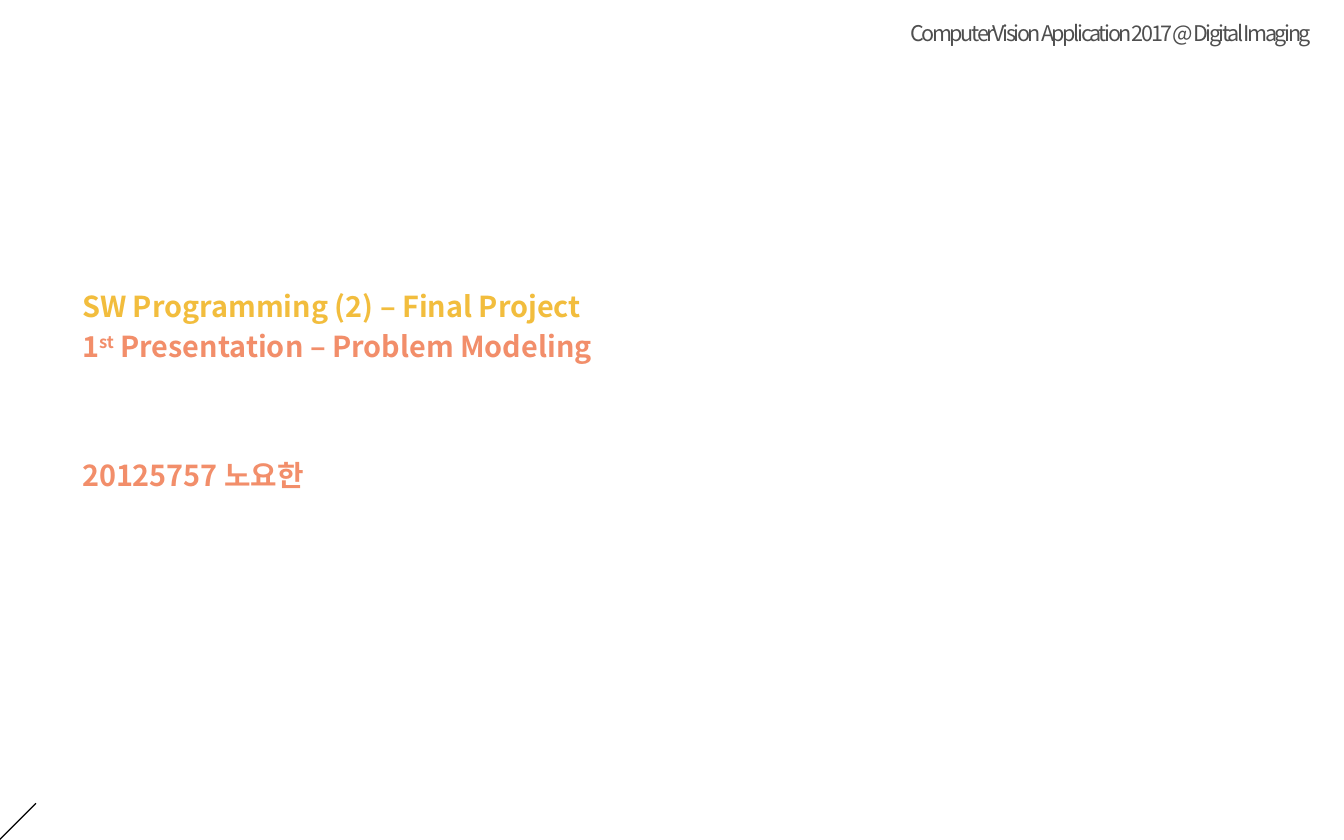
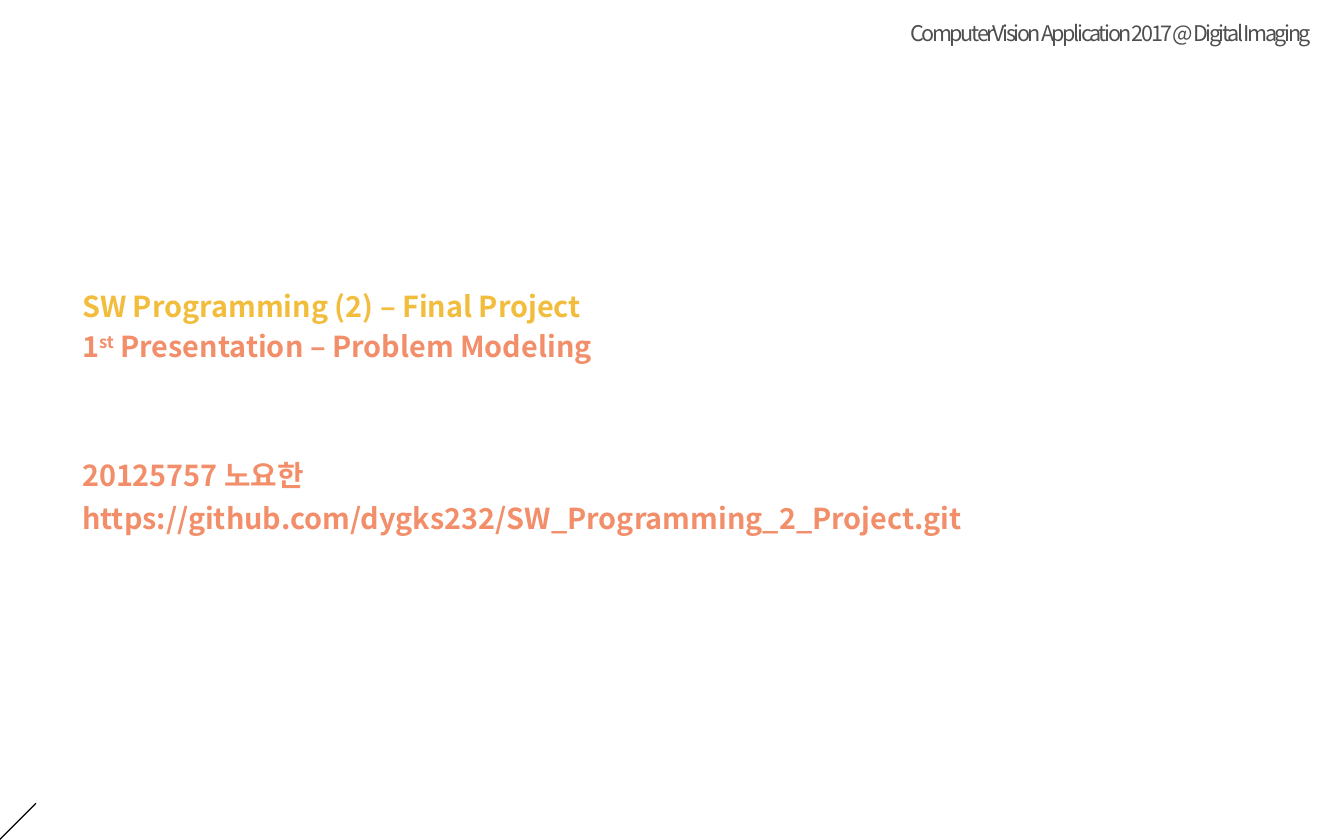
Before and after one commit to dygks232/SW_Programming_-2-_Project, a slide deck: slide 1 of 20125757_SWP_Presentation_1.pptx. Drawn at 1344x840 pixels with LibreOffice and Linux fonts; fonts in the diff are those of the drawing; background and template pictures are left out. Boxes give left, top, right and bottom in pixels: in the first picture for what was removed or moved away, otherwise in the second. Text is boxed around its words. In the diff, an @@ line names an element or a change of style, - is before the commit and + after.

```diff
--- a/20125757_SWP_Presentation_1.pptx
+++ b/20125757_SWP_Presentation_1.pptx
@@ subtitle at <box>82,505,961,536</box>: paragraph added @@
+https://github.com/dygks232/SW_Programming_2_Project.git
```
